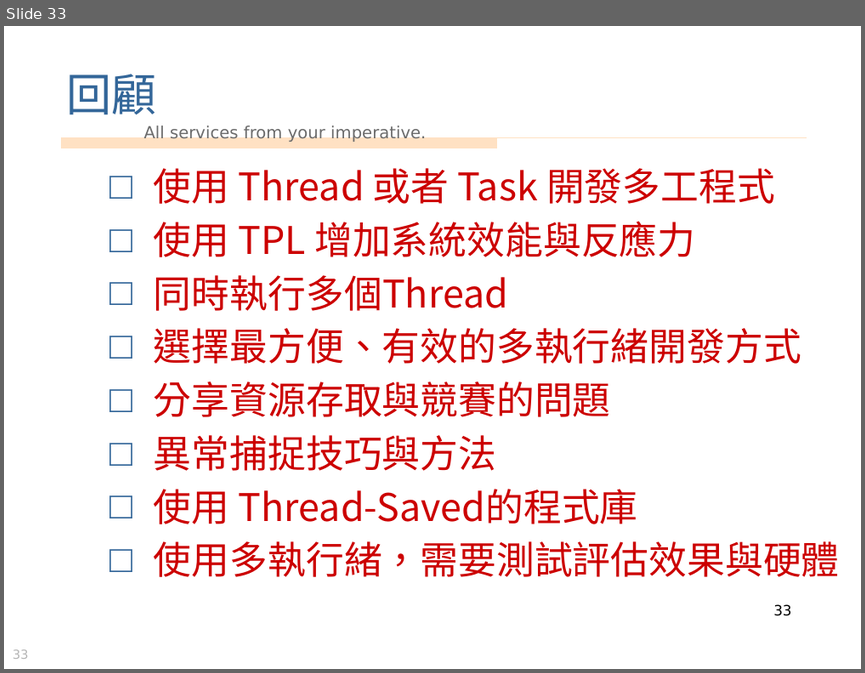
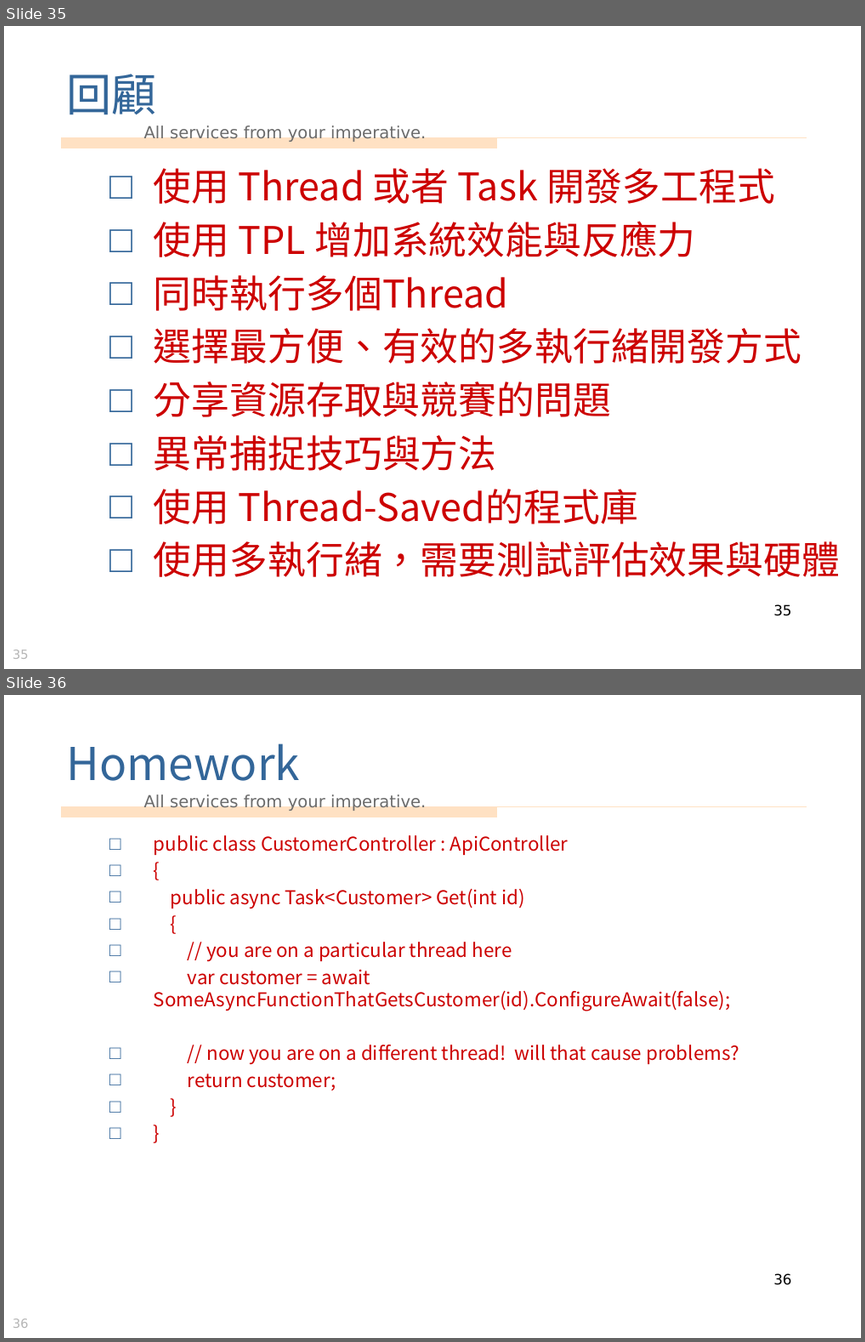
Before and after one commit to vulcanlee/Parallel_Asynchronous_Sample, a slide deck: 多執行緒處理和非同步處理.pptx. Shown one above the other, each under a label of ours: slide 33 before the commit, slides 35 and 36 after it. The pictures are 865x673 and 865x1342 pixels, drawn with LibreOffice and Linux fonts; fonts in the diff are those of the drawing; background and template pictures are left out. Boxes give left, top, right and bottom in pixels: in the first picture for what was removed or moved away, otherwise in the second. Text is boxed around its words. In the diff, an @@ line names an element or a change of style, - is before the commit and + after.

```diff
--- a/多執行緒處理和非同步處理.pptx
+++ b/多執行緒處理和非同步處理.pptx
@@ slide 36 added at (x1=4, y1=695, x2=861, y2=1338), background picture (left out); not listed: 4 template elements that a slide beside it also shows @@
@@ title added at (x1=66, y1=743, x2=300, y2=781), 38 pt, text #336699 @@
+Homework
@@ text added at (x1=154, y1=835, x2=739, y2=1090), 16 pt, text #CC0000 @@
+□ public class CustomerController : ApiController
+□ {
+□ public async Task<Customer> Get(int id)
+□ {
+□ // you are on a particular thread here
+□ var customer = await SomeAsyncFunctionThatGetsCustomer(id).ConfigureAwait(false);
+□ // now you are on a different thread! will that cause problems?
+□ return customer;
+□ }
+□ }
@@ page number added at (x1=773, y1=1273, x2=791, y2=1285), 12 pt, text #000000 @@
+36
@@ what was slide 33 is now slide 35 @@
@@ page number at (x1=773, y1=604, x2=791, y2=616): text changed @@
-33
+35
@@ page number at (x1=12, y1=649, x2=29, y2=658): text changed @@
-33
+35
```
Also in this commit, not shown: 2 slides changed, 3 other slides added, 1 other file.
